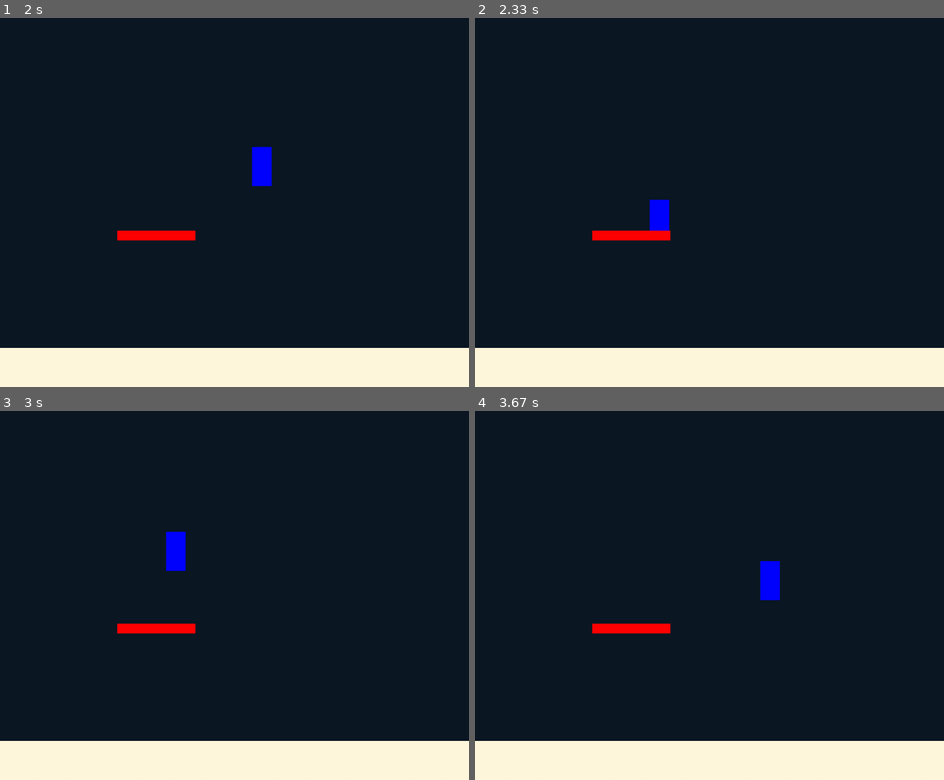
Above: before the commit, frames 1-4 (two rows, left to right).
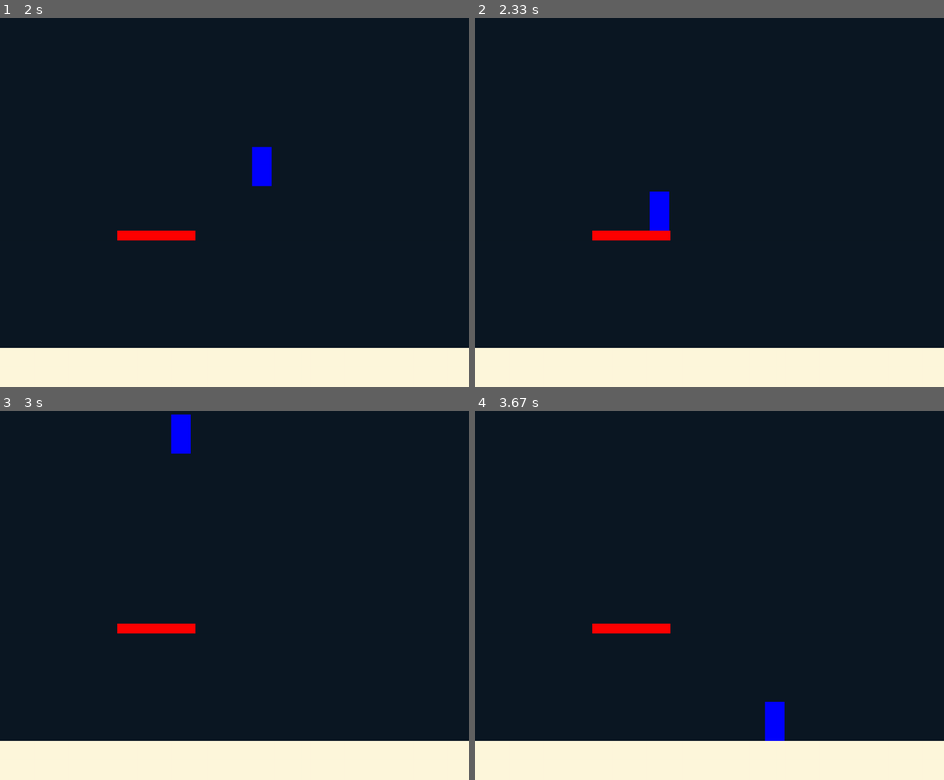
Above: after the commit, the same moments.

Repository: PANKRAV/Pygame-fun
Game: pygame game, started from scripts/main.py
The game is run twice, just before and just after one commit, with the same random seed, the same clock (stepped at 60 frames per second) and the same inputs.
Inputs:
- Up to frame 1 (2 s): hold Right 0.33-0.8 s; hold Up 0.83-1.13 s; tap Space at 0.9, 1.23, 1.53, 1.73 s; hold Right 1.17-1.63 s; hold Left from 1.67 s (still down)
- Up to frame 2 (2.33 s): tap Space at 2.03, 2.3 s; release Left at 2.2 s; hold Left from 2.23 s (still down)
- Up to frame 3 (3 s): tap Space at 2.6 s; release Left at 2.63 s; tap D at 2.67 s
- Up to frame 4 (3.67 s): hold Right from 3.4 s (still down); tap Space at 3.47 s

Frame 1 is identical in both runs. In frame 2, 0.1% of the frame differs, in the area x 37-42%, y 47-50%; in frame 3, 0.9%, in the area x 35-41%, y 0-44%; in frame 4, 0.9%.

Commit message:
made an almost working platform (player.ux won't settle when its on a platfrom

Diff:
--- a/scripts/main.py
+++ b/scripts/main.py
@@ -34,7 +34,7 @@
 
 
 player = sprites.Player(100, 1000 - v.ground_height - sprites.Player.height)
-platform1 = t.Platform(300, 600, 200, 25, v.RED)
+platform1 = t.Platform(300, 600, 200, 25, v.RED, 2)
 #enemies
 
 
@@ -86,7 +86,9 @@
 
 
 
+        player.plat_check()
         player.update(v.screen)
         player.draw(v.screen)
+        platform1.update(player)
         platform1.draw(v.screen)
         pg.display.flip()
--- a/scripts/physics.py
+++ b/scripts/physics.py
@@ -82,6 +82,7 @@
         super().__init__("x", sprite)
 
         if v.friction:
+
             if sprite.isground == 0:
                 if sprite.ux > 0 :
                     self.value = - v.groundμ * sprite.μ * sprite.mass * v.g
@@ -89,7 +90,10 @@
                     self.value = v.groundμ * sprite.μ * sprite.mass * v.g
 
             elif sprite.isground > 0:
-                pass #platform things
+                if sprite.ux > 0 :
+                    self.value = - v.plat_data[sprite.isground - 1].μ * sprite.μ * sprite.mass *v.g
+                elif sprite.ux < 0 :
+                    self.value = v.plat_data[sprite.isground - 1].μ * sprite.μ * sprite.mass *v.g
 
             elif sprite.isground == None:
                 print("Bad Sprite")
@@ -105,9 +109,13 @@
         super().__init__("xy", sprite)
         self.value = {"x" : 0, "y" : 0}
 
+
         if v.air_res:
-            self.value["x"] = - sprite.ux * v.ρ
-            self.value["y"] = - sprite.uy * v.ρ
+            if not (sprite.ux < 20 and sprite.ux > -20):
+                self.value["x"] = - sprite.ux * v.ρ
+
+            if not (sprite.uy < 1 and sprite.uy > -1):
+                self.value["y"] = - sprite.uy * v.ρ
 
         if self.value["x"] != 0 or self.value["y"] != 0:
             v.acc_list.append(self)
--- a/scripts/sprites.py
+++ b/scripts/sprites.py
@@ -105,6 +105,8 @@
 
 
     def update(self, screen):
+
+
         if not (v.friction or v.air_res):
             self.ux = 0
         self.acceleration()
@@ -115,7 +117,7 @@
         elif int(self.y) >= (v.height - v.ground_height - self.height):
             self.isground = 0
         elif self.plat_check() :
-            self.plat_check()
+            pass
         else:
             self.isground = - 1
 
@@ -163,8 +165,8 @@
             self.y = v.height - v.ground_height - self.height
             self.uy = 0
 
-        else:
-            pass
+        elif self.isground > 0:
+            self.y = v.plat_data[self.isground - 1].y - self.height
             self.uy = 0
             #platform staff here
 
@@ -219,6 +221,13 @@
     def plat_check(self):
         for plat in v.plat_data:
             plat : terrain.Platform
+            if self.uy >= 0 :
+
+                y = self.y - 20 >= plat.y - plat.height - self.height and self.y + self.height <= plat.y + 20
+                x = self.x + self.width >= plat.x and self.x <= plat.x + plat.width
+                if x and y:
+                    self.isground = plat.num
+                    return True
 
 
 
@@ -244,13 +253,7 @@
 
 
 
-class Platform:
-    def __init__(self, μ, width, height, num):
-        super(Platform, self).__init__()
-        self.μ = μ
-        self.width = width
-        self.height = height
-        self.num = num #indicate platform
+
 
 
 
--- a/scripts/terrain.py
+++ b/scripts/terrain.py
@@ -32,9 +32,10 @@
 class Platform(Terrain):
     platform_count = 0
 
-    def __init__(self, x, y, width, height, color):
+    def __init__(self, x, y, width, height, color, μ):
         super().__init__(x, y, width, height, 0, color)
         self.num = Platform.platform_count + 1
+        self.μ = μ
 
         Platform.platform_count += 1
         v.plat_data.append(self)
@@ -42,7 +43,8 @@
 
 
     def update(self, player : sprites.Player):
-        pass
+        if player.isground == self.num:
+            pass
 
 
 
